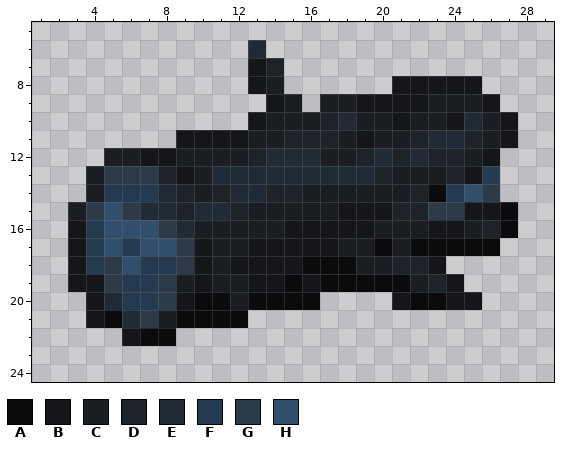
A pixel-art sprite gets an edit: Resources/Textures/_CP14/Objects/Materials/lucens_wood.rsi/log.png. This is how it looked before the edit.
The file is 32x32 pixels. Shown: x 1..29, y 5..24.
Palette (. is transparent): A #0b0b0e  B #14161a  C #1a1e22  D #1d2329  E #212b36  F #243a51  G #2d3b49  H #314f6d
Pixels before, first column x 3:
 6 ..........E..............
 7 ..........BD.............
 8 ..........BC......BBBBB..
 9 ...........BC.CCBBBBCCCB.
10 ..........BCCCDECCBCCBECB
11 ......BBBBCCDDDCBCCDEEDCB
12 ..CCBBCCCCDEEECCDEDEDDCB.
13 .CGGGDBCEEEEEEEEEDCCCDBF.
14 .CFFFEDCDEEDDCCCCCCDAFHG.
15 CGHGEEDEEDCCCCCBBBDDGGBBA
16 BFHHHGECCCCCBBBBBCCCBBCDA
17 BFHFHHGBCCBBBBBCCACAAAAA.
18 BFGHFFGBCBBBBAAACCDDB....
19 BBGFFGCBCCBBABAAAAACDB...
20 .BEFFGBAACAAAA....BAABB..
21 .BAEGCAAAA...............
22 ...BAA...................
Now the later version:
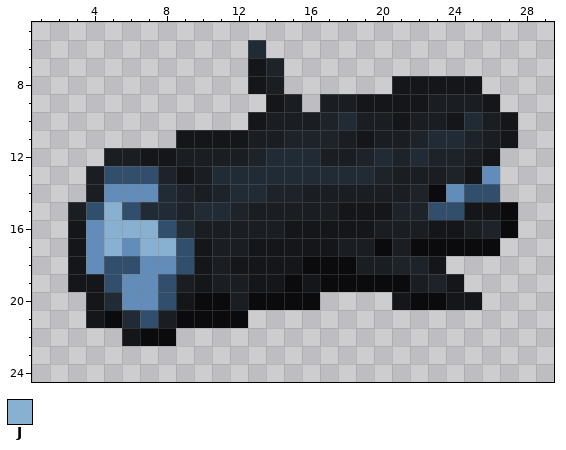
Colours new in this view: J #88b0d0
The exact change:
colour F: #243a51 -> #628dbb
Changed rows in their new state; - is a pixel that keeps its letter.
first column x 4:
13 -HHH-------------------
14 ----------------------H
15 HJH----------------HH--
16 -JJJH------------------
17 -J-JJH-----------------
18 -H---H-----------------
19 -H--H------------------
20 ----H------------------
21 ---H-------------------
